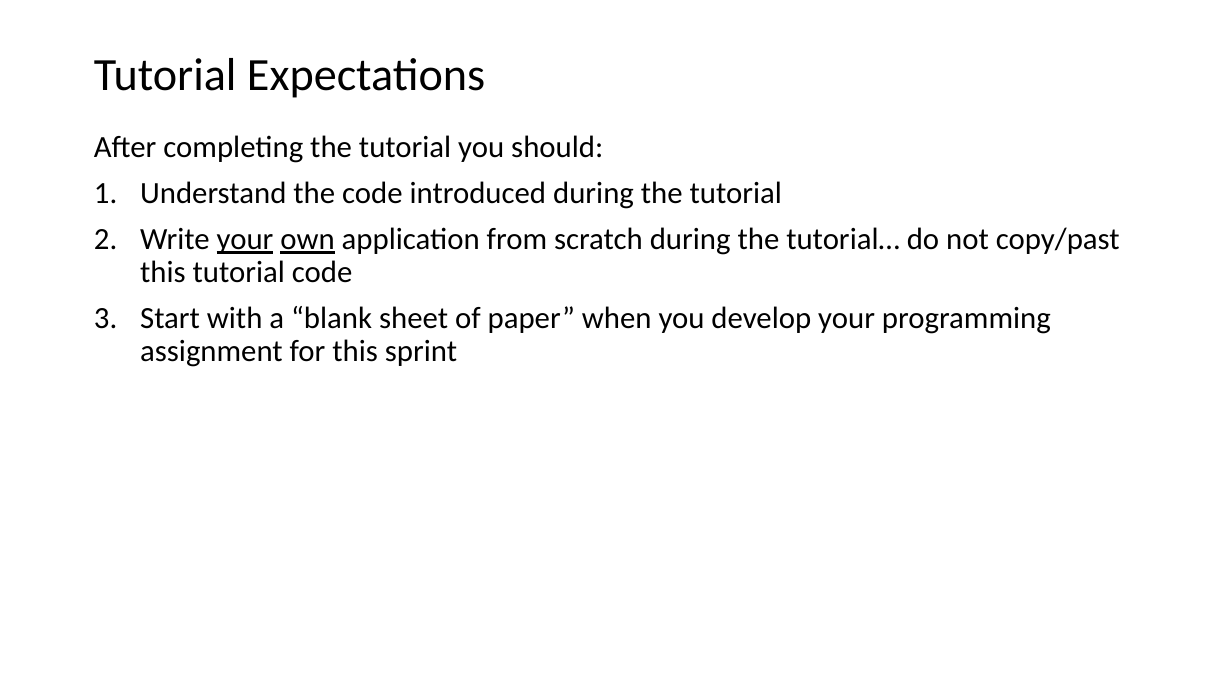
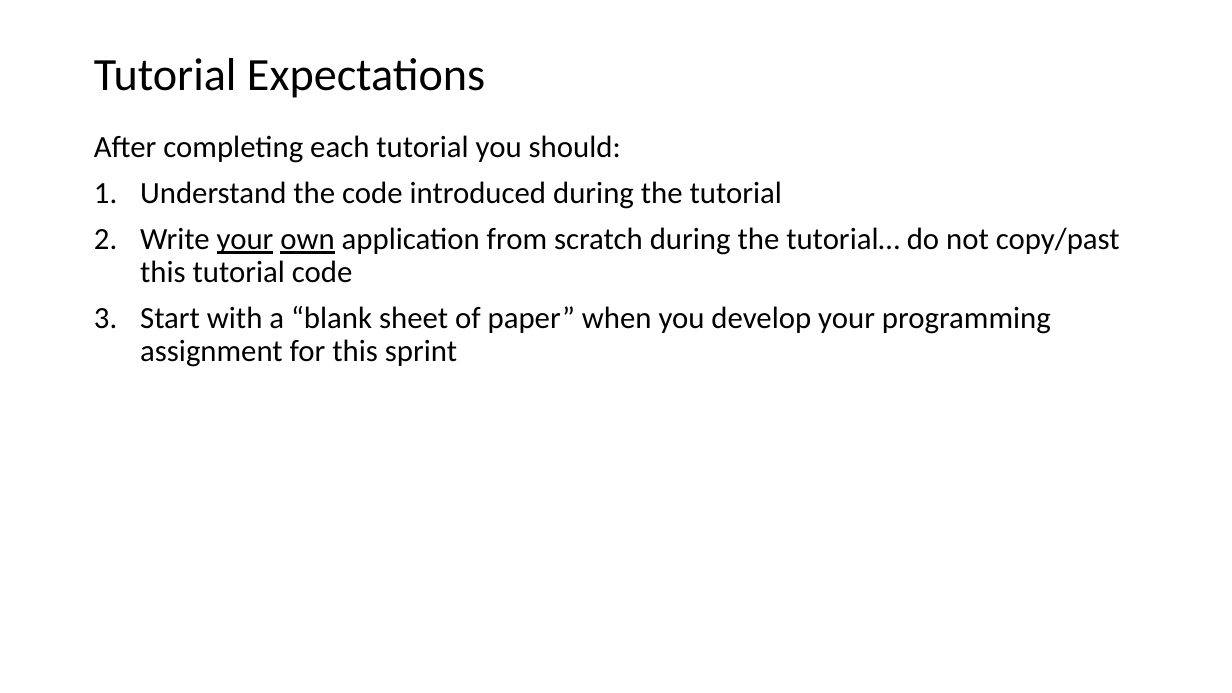
Before and after one commit to jamesbaptiste1/cpsc-24500-2019-01-spring-lt1, a slide deck: slide 15 of lecture-presentations/sprint-4.pptx (slide 14 before the commit). Drawn at 1232x693 pixels with LibreOffice and Linux fonts; fonts in the diff are those of the drawing. Boxes give left, top, right and bottom in pixels: in the first picture for what was removed or moved away, otherwise in the second. Text is boxed around its words. In the diff, an @@ line names an element or a change of style, - is before the commit and + after.

```diff
--- a/lecture-presentations/sprint-4.pptx
+++ b/lecture-presentations/sprint-4.pptx
@@ text at [94, 135, 621, 163]: text changed @@
-After completing the tutorial you should:
+After completing each tutorial you should:
```
Also in this commit, not shown: 4 other slides changed, 6 slides added, 1 slide removed.
